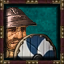
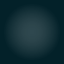
Layer changes from the first 64 x 64 image to the second:
added group "Career Tiers" with 4 layers in group "Icon Frame" over [0, 0, 64, 64]
moved "Frame (Careers)" into group "Template" over [0, 0, 64, 64]
moved "Frame (Items)" into group "Template" over [0, 0, 64, 64]
hid group "Academics" (8 layers) over [0, 0, 64, 64]
hid group "Burghers" (8 layers) over [0, 0, 64, 64]
showed group "Rogues" (8 layers) over [0, 0, 64, 64]
hid group "Warriors" (8 layers) over [0, 1, 64, 64]
hid "Cavalryman", painted on it over [8, 13, 56, 60]
hid "Guard", painted on it over [0, 6, 58, 64]
hid "Knight", painted on it over [5, 10, 55, 61]
hid "Protagonist", painted on it over [2, 13, 61, 64]
hid "Slayer", painted on it over [1, 2, 63, 61]
hid "Warrior Priest", painted on it over [11, 15, 54, 64]
painted on "Background" over [0, 0, 64, 64]
